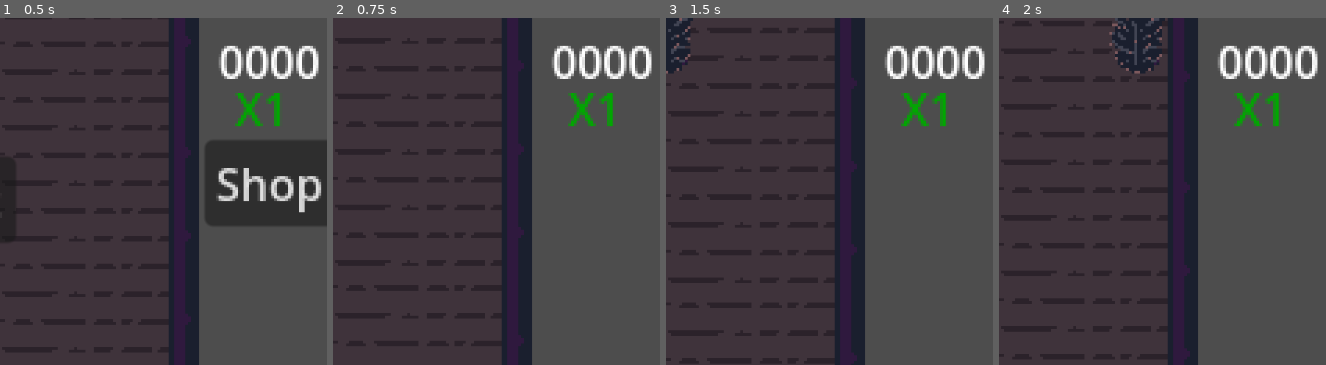
Above: before the commit, frames 1-4 (left to right).
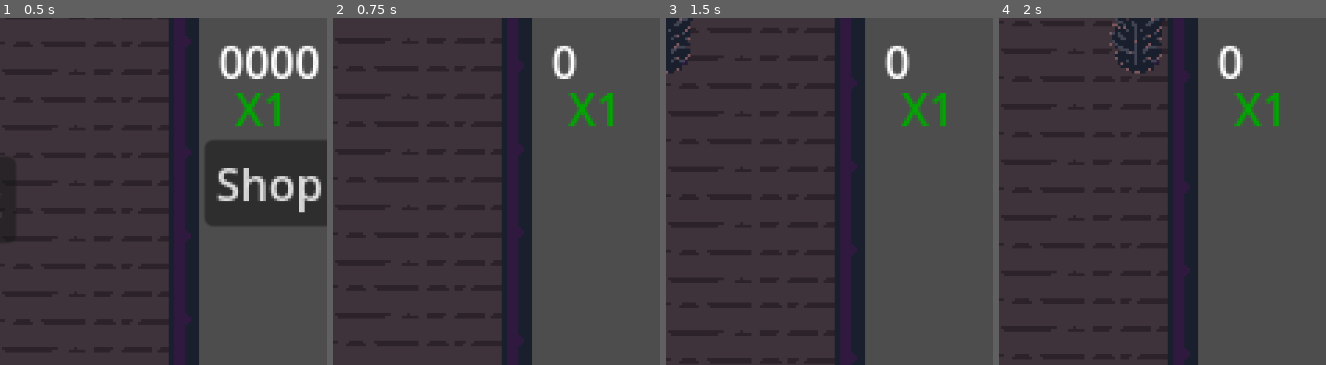
Above: after the commit, the same moments.

Repository: Ytlander/chimney-of-riches
Game: Godot game, scene res://Scenes/main.tscn
Same seed, same stepped clock (60 frames per second), same inputs: the game is played once before the commit and once after it.
Inputs:
- Up to frame 1 (0.5 s): no input
- Up to frame 2 (0.75 s): click "Start" at 0.5 s
- Up to frame 3 (1.5 s): hold D (right) from 1.28 s (still down)
- Up to frame 4 (2 s): keep holding D (right)
The pictures show only the part of the screen within x 47-97%, y 0-50%; the shares and areas given below are measured in that part.

Frame 1 is identical in both runs. In frame 2, 1.4% of the frame differs, in the area x 75-98%, y 8-18%; in frame 3, 1.4%; in frame 4, 1.4%.

Commit message:
add set money to zero at round start
Setting money to zero at round start makes for a more interesting way to explore the chimney, every runs high score is important and the upgrades can be tailored toward how much money each run brings in, I think this will be a good addition down the line when I start tweaking numbers

Diff:
--- a/scripts/game_manager.gd
+++ b/scripts/game_manager.gd
@@ -66,6 +66,7 @@
 func round_start():
 	shop_button.visible = false
 	StatesAndStuff.going_down = true
+	StatesAndStuff.money = 0
 	round_start_signal.emit()
 	chimney_length = StatesAndStuff.chimney_length
 	timer.wait_time = chimney_length
